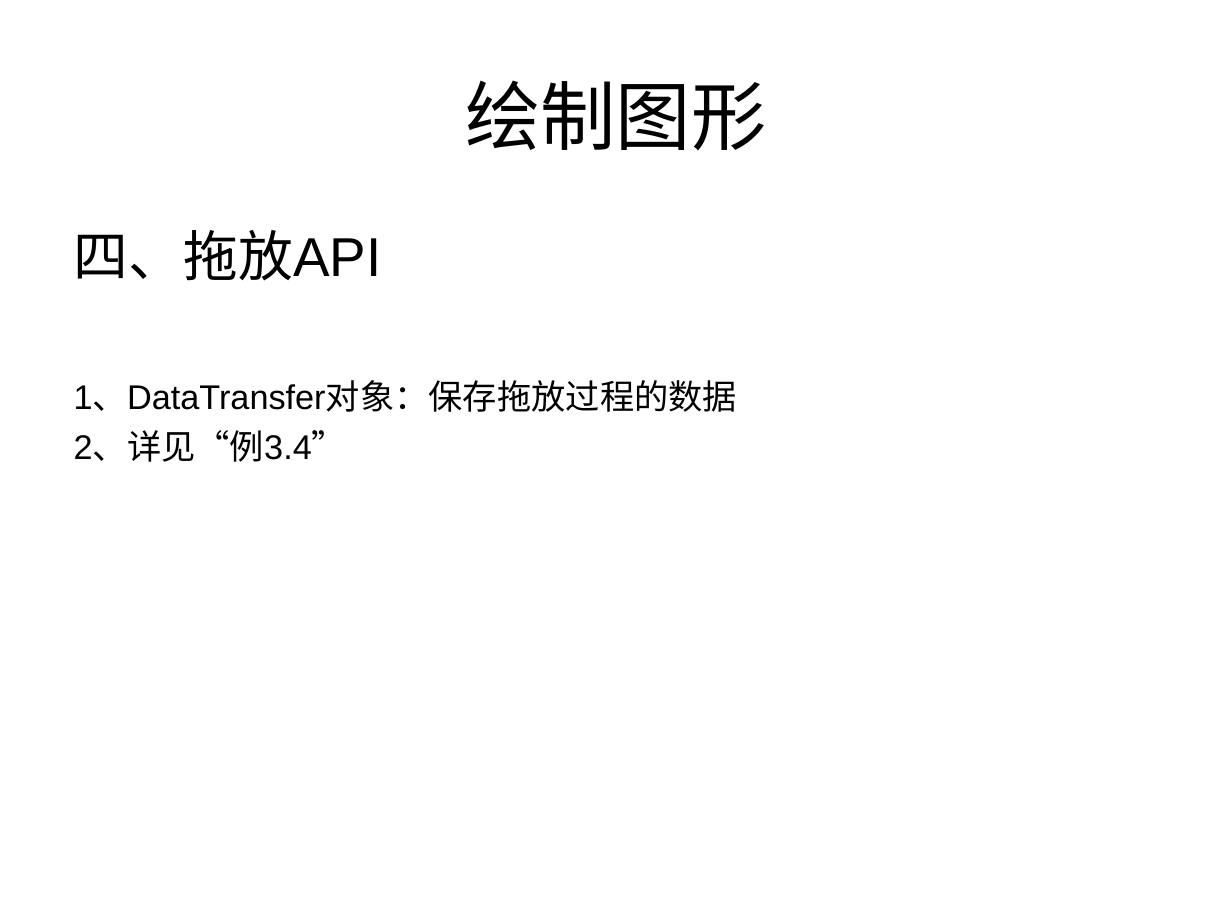
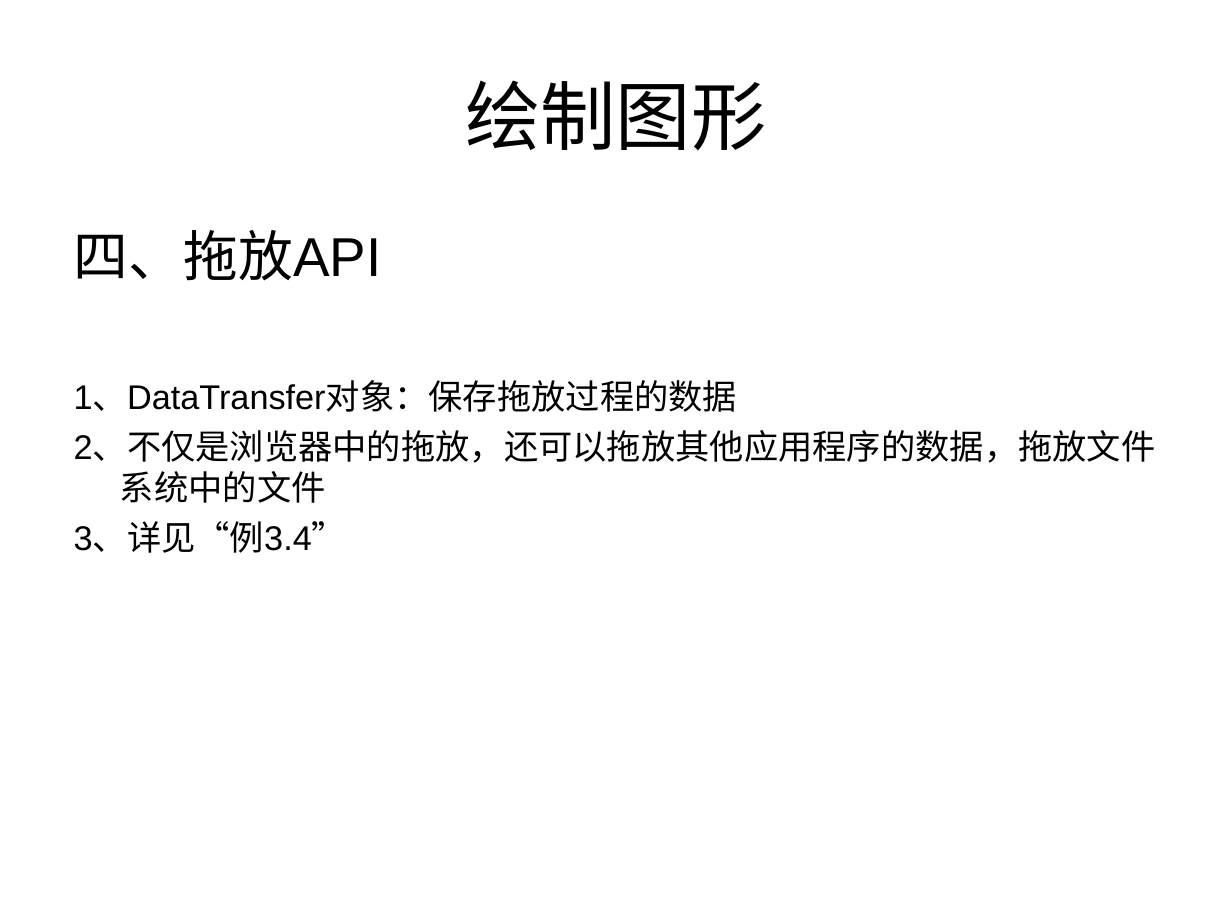
Before and after one commit to testuser2213/tom-wang-manual, a slide deck: slide 13 of manual/html5/share/关于HTML5的分享.ppt. Drawn at 1232x924 pixels with LibreOffice and Linux fonts; fonts in the diff are those of the drawing. Boxes give left, top, right and bottom in pixels: in the first picture for what was removed or moved away, otherwise in the second. Text is boxed around its words. In the diff, an @@ line names an element or a change of style, - is before the commit and + after.

```diff
--- a/manual/html5/share/关于HTML5的分享.ppt
+++ b/manual/html5/share/关于HTML5的分享.ppt
@@ text at bbox=[74, 431, 1156, 553]: text changed @@
-2、详见“例3.4”
+2、不仅是浏览器中的拖放，还可以拖放其他应用程序的数据，拖放文件系统中的文件
+3、详见“例3.4”
```
Also in this commit, not shown: 1 other slide changed, 3 slides added, 13 other files.
